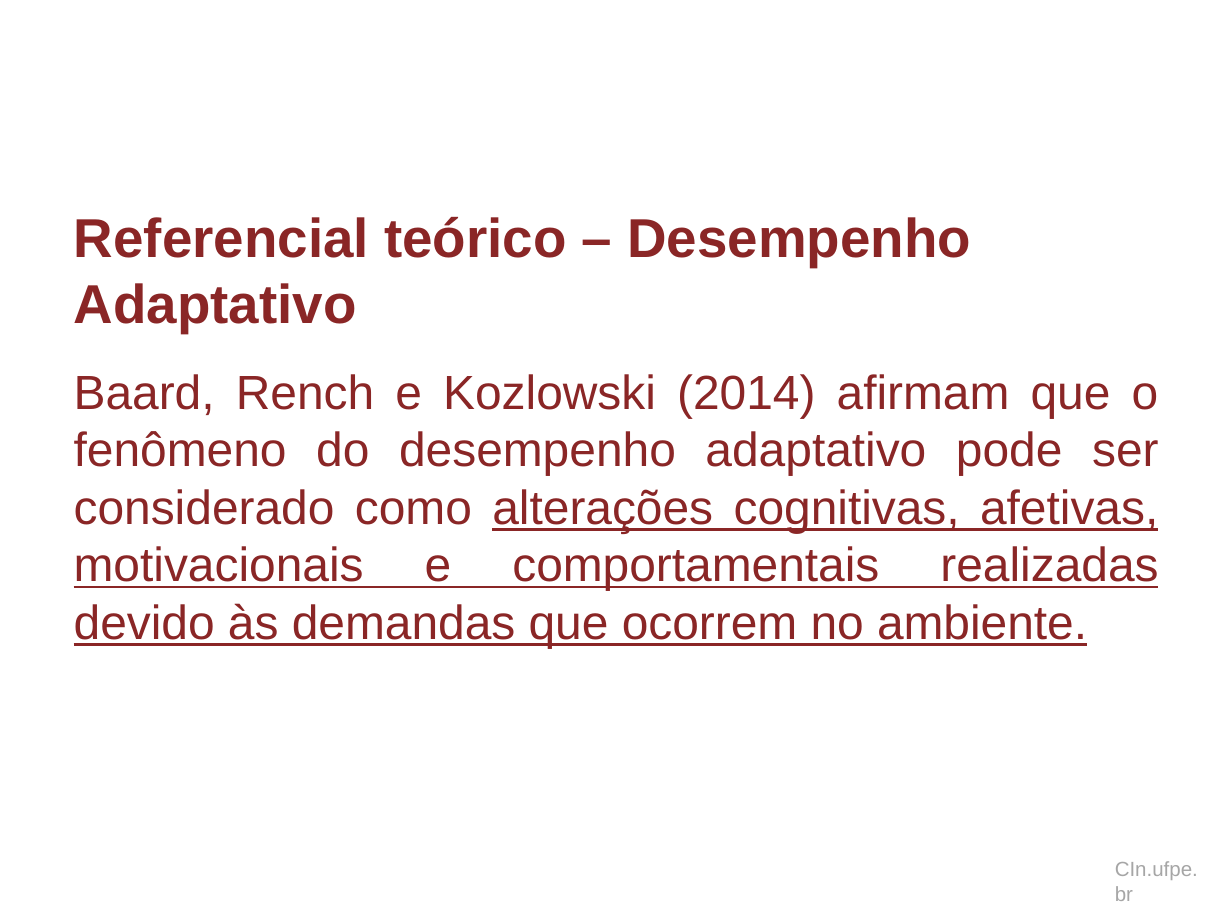
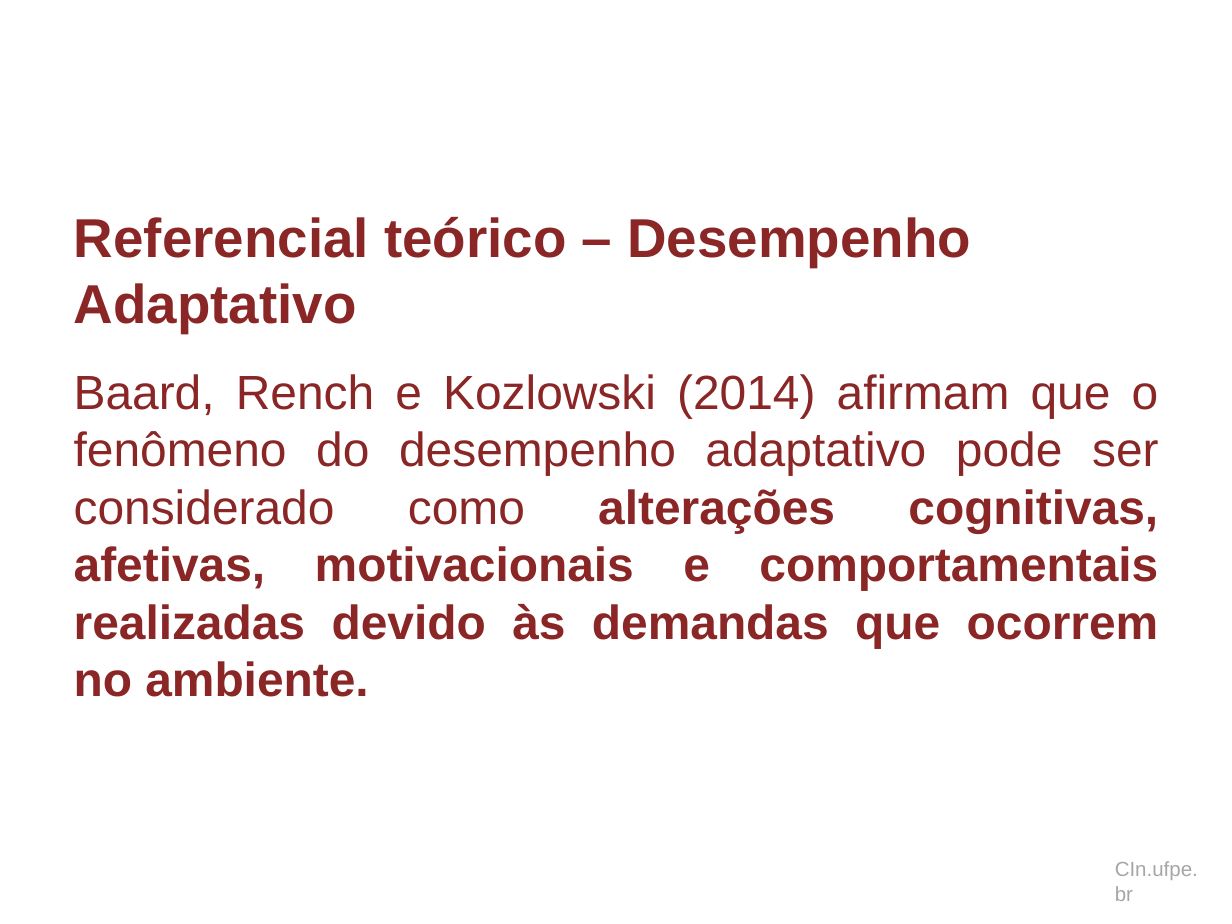
Before and after one commit to dan1lo/doutoradoR, a slide deck: slide 19 of apresentacao doutorado.pptx. Drawn at 1232x924 pixels with LibreOffice and Linux fonts; fonts in the diff are those of the drawing; background and template pictures are left out. Boxes give left, top, right and bottom in pixels: in the first picture for what was removed or moved away, otherwise in the second. Text is boxed around its words. In the diff, an @@ line names an element or a change of style, - is before the commit and + after.

```diff
--- a/apresentacao doutorado.pptx
+++ b/apresentacao doutorado.pptx
@@ text "Baard, Rench e Kozlowski (2014) ..." at (x1=74, y1=374, x2=1159, y2=648): bold on, underline off in "alterações cognitivas, afetivas, motivacionais e comportamen ..." @@
```
Also in this commit, not shown: 9 other slides changed, 7 slides added.
